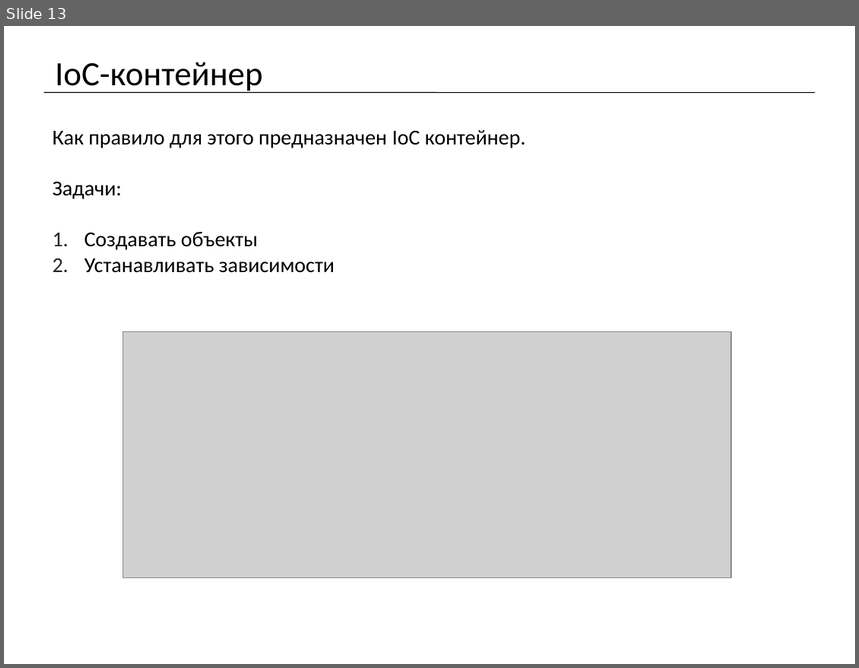
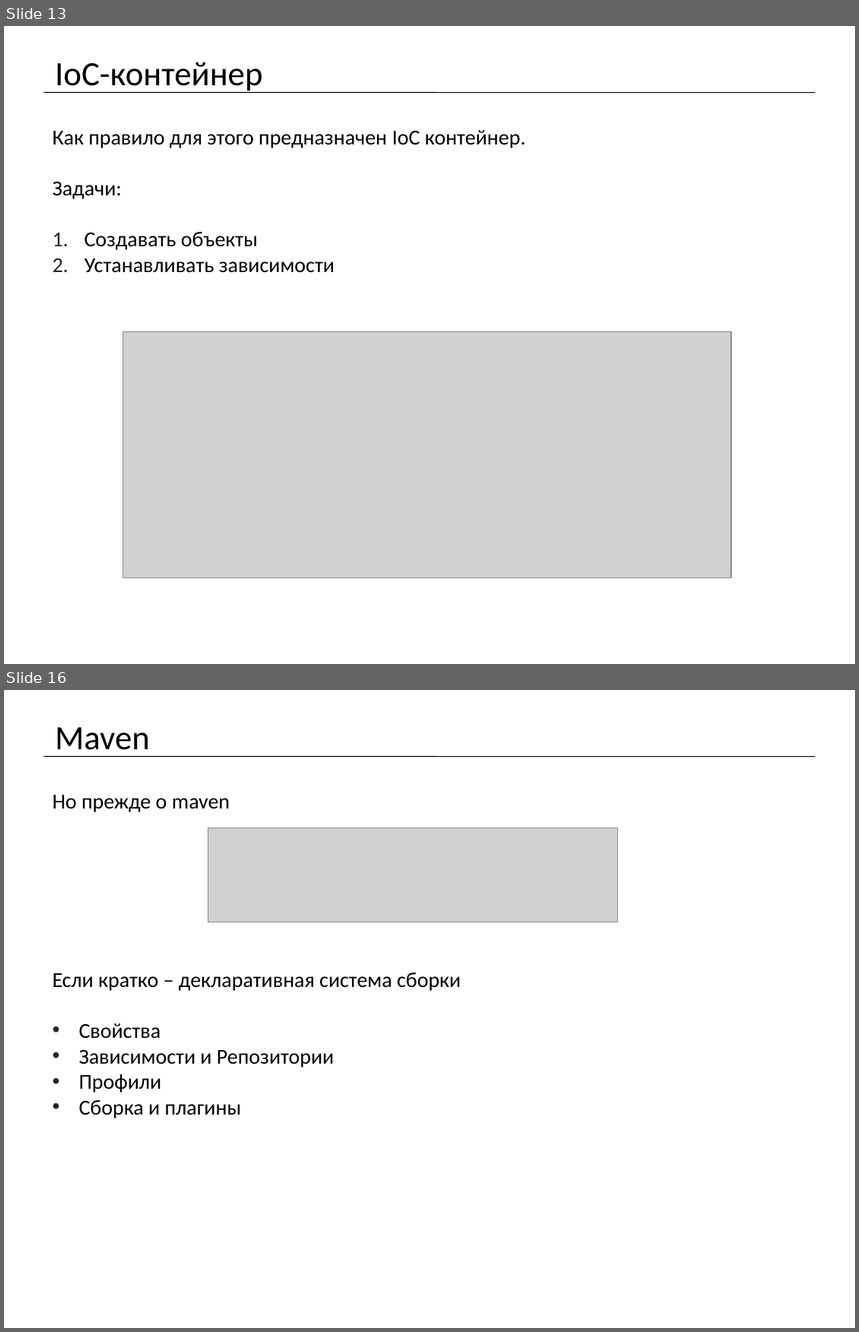
Before and after one commit to mrdekk/j2ee_course, a slide deck: lectures/j2ee. Lecture 1.pptx. Shown one above the other, each under a label of ours: slide 13 before the commit, slides 13 and 16 after it; the slides between them are not shown. The pictures are 859x668 and 859x1332 pixels, drawn with LibreOffice and Linux fonts; fonts in the diff are those of the drawing; grey boxes stand for pictures. Boxes give left, top, right and bottom in pixels: in the first picture for what was removed or moved away, otherwise in the second. Text is boxed around its words. In the diff, an @@ line names an element or a change of style, - is before the commit and + after.

Commit message:
change: лекция №1 add: проект maven + spring для лекции №1 add: скриншоты некоторых операций по созданию maven проекта с поддержкой spring и запуска его change: .gitignore файл для исключения папки target проектов spring из индекса

```diff
--- a/lectures/j2ee. Lecture 1.pptx
+++ b/lectures/j2ee. Lecture 1.pptx
@@ slide 16 added at (x1=4, y1=690, x2=855, y2=1328), background #FFFFFF @@
@@ title added at (x1=55, y1=727, x2=150, y2=757), 28.8 pt, text #000000 @@
+Maven
@@ line added from (44, 756) to (815, 756), #000000 0.75 pt @@
@@ text added at (x1=53, y1=795, x2=461, y2=1119), 18 pt, text #000000 @@
+Но прежде о maven
+Если кратко – декларативная система сборки
+• Свойства
+• Зависимости и Репозитории
+• Профили
+• Сборка и плагины
@@ picture added at (x1=208, y1=828, x2=618, y2=922) @@
```
Also in this commit, not shown: 1 slide changed, 9 other slides added, 21 other files.
